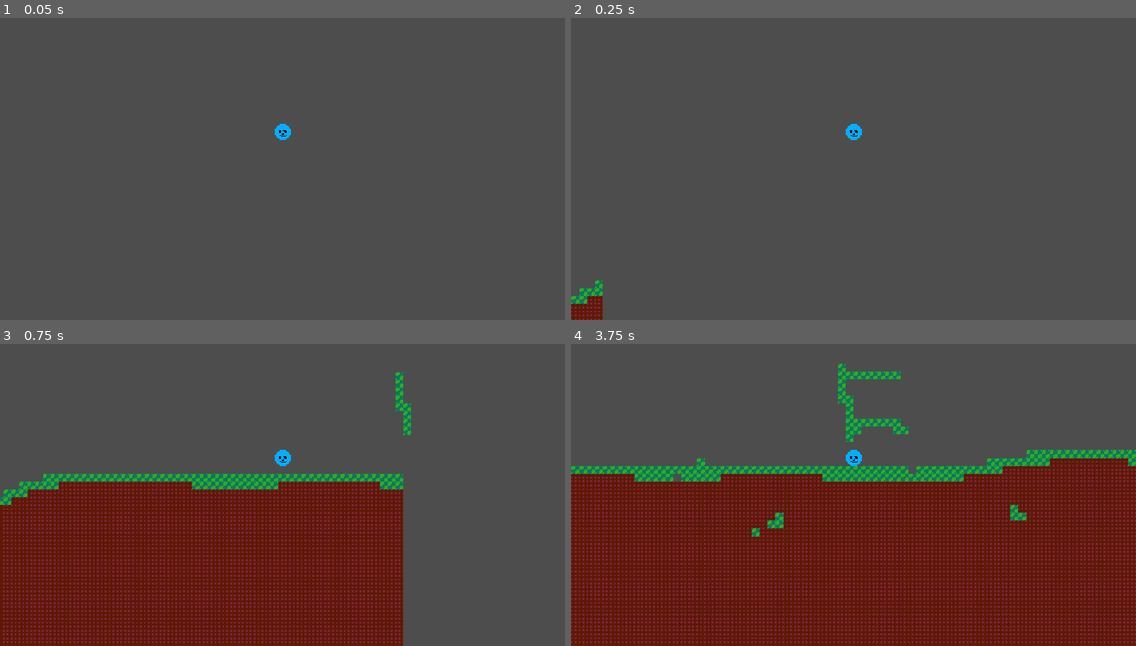
Above: before the commit, frames 1-4 (two rows, left to right).
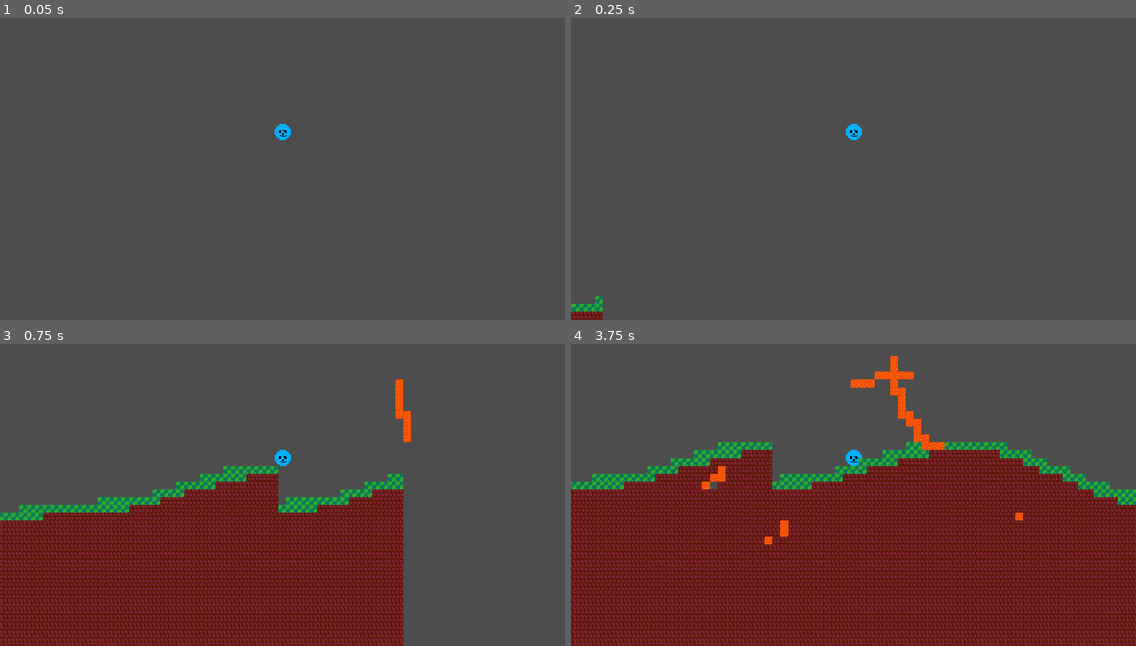
Above: after the commit, the same moments.

Repository: LordOfCheese1/sandbox_project
Game: Godot game, scene res://scenes/world.tscn
The game is run twice, just before and just after one commit, with the same random seed, the same clock (stepped at 60 frames per second) and the same inputs.
Inputs (mouse positions are in pixels of both pictures, inside the frame that each line leads up to):
- Up to frame 1 (0.05 s): no input
- Up to frame 2 (0.25 s): no input
- Up to frame 3 (0.75 s): move the mouse to (406, 440) at 0.52 s; hold D (right) from 0.53 s (still down); hold Right mouse button (place) from 0.53 s (still down)
- Up to frame 4 (3.75 s): tap Space (jump) at 0.77, 1.52, 3.02 s; move the mouse to (740, 476) at 1.27 s; release Right mouse button (place) at 1.28 s; click (740, 476) at 1.35 s; right-click (740, 476) at 1.55 s; move the mouse to (910, 374) at 2.02 s; release D (right) at 2.03 s; hold A (left) 2.03-2.78 s; hold Right mouse button (place) 2.03-2.78 s; move the mouse to (825, 534) at 2.77 s; hold D (right) from 2.78 s (still down); tap E (test) at 2.85 s; right-click (825, 534) at 3.05 s; move the mouse to (1023, 513) at 3.52 s; hold Right mouse button (place) from 3.53 s (still down); tap B (toggle_dev_mode) at 3.6 s

Frame 1 is identical in both runs. In frame 2, 0.5% of the frame differs, in the area x 0-6%, y 86-100%; in frame 3, 27%; in frame 4, 44%, in the area x 0-100%, y 3-100%.

Commit message:
cellular automata

Diff:
--- a/prefabs/world/world_tiles.tscn
+++ b/prefabs/world/world_tiles.tscn
@@ -22,6 +22,18 @@
 3:0/0/physics_layer_0/linear_velocity = Vector2(0, 0)
 3:0/0/physics_layer_0/angular_velocity = 0.0
 3:0/0/physics_layer_0/polygon_0/points = PackedVector2Array(-4, -4, 4, -4, 4, 4, -4, 4)
+4:0/0 = 0
+4:0/0/physics_layer_0/linear_velocity = Vector2(0, 0)
+4:0/0/physics_layer_0/angular_velocity = 0.0
+4:0/0/physics_layer_0/polygon_0/points = PackedVector2Array(-4, -4, 4, -4, 4, 4, -4, 4)
+5:0/0 = 0
+5:0/0/physics_layer_0/linear_velocity = Vector2(0, 0)
+5:0/0/physics_layer_0/angular_velocity = 0.0
+5:0/0/physics_layer_0/polygon_0/points = PackedVector2Array(-4, -4, 4, -4, 4, 4, -4, 4)
+6:0/0 = 0
+6:0/0/physics_layer_0/linear_velocity = Vector2(0, 0)
+6:0/0/physics_layer_0/angular_velocity = 0.0
+6:0/0/physics_layer_0/polygon_0/points = PackedVector2Array(-4, -4, 4, -4, 4, 4, -4, 4)
 
 [sub_resource type="TileSet" id="TileSet_b52r1"]
 tile_size = Vector2i(8, 8)
--- a/scripts/autoloads/globals.gd
+++ b/scripts/autoloads/globals.gd
@@ -1,5 +1,5 @@
 extends Node2D
 
-var world_seed = 4
+var world_seed = 0
 var player_pos = Vector2(0, 0)
 var dev_mode = false
--- a/scripts/autoloads/noise_tools.gd
+++ b/scripts/autoloads/noise_tools.gd
@@ -24,3 +24,50 @@
 		noise = smoothed_noise
 
 	return noise
+
+
+func generate_cell_clumps(size : Vector2i, rand_seed = 0, iterations = 4):
+	var data = {}
+	var surrounding_data = [
+		Vector2i(-1, -1),
+		Vector2i(0, -1),
+		Vector2i(1, -1),
+		Vector2i(1, 0),
+		Vector2i(1, 1),
+		Vector2i(0, 1),
+		Vector2i(-1, 1),
+		Vector2i(-1, 0),
+	]
+	# initial completely random cells
+	for x in size.x:
+		for y in size.y:
+			seed(rand_seed + x + y)
+			data[Vector2i(x, y)] = randi_range(0, 1)
+
+	for i in iterations:
+		var new_data = {}
+		for pos in data:
+			var filled_neighbours = 0
+			for a in surrounding_data:
+				if data[get_neighbour(pos, a, Vector2(size.x - 1, size.y - 1))] == 1:
+					filled_neighbours += 1
+			if filled_neighbours < 4:
+				new_data[pos] = 0
+			else:
+				new_data[pos] = 1
+		data = new_data
+
+	return data
+
+
+func get_neighbour(pos : Vector2i, adder : Vector2i, size : Vector2i):
+	var neighbour = pos + adder
+	if neighbour.x > size.x:
+		neighbour.x = 0
+	if neighbour.x < 0:
+		neighbour.x = size.x
+	if neighbour.y > size.y:
+		neighbour.y = 0
+	if neighbour.y < 0:
+		neighbour.y = size.y
+	return neighbour
--- a/scripts/autoloads/world_map_tools.gd
+++ b/scripts/autoloads/world_map_tools.gd
@@ -5,16 +5,6 @@
 const CHUNK_SIZE = 16
 const MAX_ACTIVE_CHUNKS = 8 # This squared is the final amount of chunks, make it a multiple of 2 pretty please
 const TILE_SIZE = 8
-const LENGTH_BIOME_NOISE = 1024
-const BIOMES = [
-	"ARCTIC",
-	"MOUNTAIN",
-	"TUNDRA",
-	"JUNGLE",
-	"FOREST",
-	"SAVANNA",
-	"DESERT"
-]
 
 var edited_chunks = {} # -> [chunk_pos][tile_pos][properties]
 var recently_updated = []
@@ -33,7 +23,3 @@
 		edited_chunks[chunk_pos][tile_pos] = [new_tile]
 
 	recently_updated.append([tile_pos, new_tile])
-
-
-func get_biome_from_value(value : float):
-	return BIOMES[snapped(value * len(BIOMES), 1)]
--- a/scripts/world/world_tiles.gd
+++ b/scripts/world/world_tiles.gd
@@ -4,11 +4,10 @@
 var creation_queue = []
 var active_chunks = [] # this uses the chunk origin, so top left
 var deletion_queue = []
-var biome_noise = []
 
 
 func _ready():
-	biome_noise = NoiseTools.generate_1d_noise(WorldMapTools.LENGTH_BIOME_NOISE, Globals.world_seed)
+	pass
 
 
 func _process(delta):
@@ -63,8 +62,7 @@
 		for y in WorldMapTools.CHUNK_SIZE:
 			var tile_pos = (pos / WorldMapTools.TILE_SIZE) + Vector2(x, y)
 			# do the checks and place tiles accordingly
-			var biome_idx = int(fmod(pos.x / WorldMapTools.TILE_SIZE * WorldMapTools.CHUNK_SIZE, WorldMapTools.LENGTH_BIOME_NOISE))
-			do_checks(tile_pos, biome_idx)
+			do_checks(tile_pos)
 	apply_edits_in_chunk(pos)
 
 
@@ -80,19 +78,22 @@
 			set_cell(0, pos / WorldMapTools.TILE_SIZE + Vector2(x, y), 0, Vector2(-1, -1), 0)
 
 
-func do_checks(pos : Vector2, biome_idx : int): # tile coords
+func do_checks(pos : Vector2): # tile coords
 	var tile_to_place = -1
 
-	if pos.y > curve_surface_check(pos):
-		if abs(pos.y - curve_surface_check(pos)) < 1.5:
-			tile_to_place = 0
+	# min height, max height, bias towards, bias intensity, surface tile, underground tile
+	var config = [-20, 20, 0, 4, 2, 5]
+
+	if pos.y > curve_surface_check(pos, config[0], config[1], config[2], config[3]):
+		if abs(pos.y - curve_surface_check(pos, config[0], config[1], config[2], config[3])) < 1.5:
+			tile_to_place = config[4]
 		else:
-			tile_to_place = 2
+			tile_to_place = config[5]
 
 	set_cell(0, pos, 0, Vector2(tile_to_place, 0), 0)
 
 
-func curve_surface_check(pos : Vector2):
+func curve_surface_check(pos : Vector2, min_height = -20, max_height = 20, bias = 0, bias_intensity = 5):
 	# basically just subtracting the leftover from x so it's snapped to the point to its left
 	var start_x = pos.x - fmod(pos.x, WorldMapTools.CURVE_POINT_DISTANCE)
 
@@ -105,7 +106,7 @@
 		transition_value = 1 - transition_value
 
 	# get the cosine-interpolated y value based on start-height, end-height and the transition value
-	return cerp(generate_y_height_for_x(start_x), generate_y_height_for_x(end_x), transition_value)
+	return cerp(generate_y_height_for_x(start_x, min_height, max_height, bias, bias_intensity), generate_y_height_for_x(end_x, min_height, max_height, bias, bias_intensity), transition_value)
 
 
 func generate_y_height_for_x(x : float, min = -20, max = 20, bias = 0, bias_intensity = 5):
Binary file changed: textures/palette.png
Binary file changed: textures/world_tiles.png
